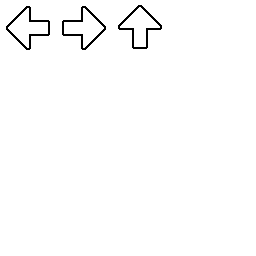
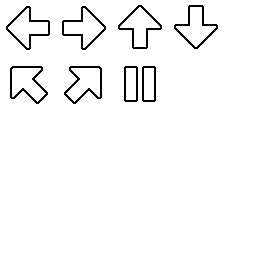
Two versions of the same layered image (256 x 256). Layer-by-layer changes:
added layer "mask_arrow_down" above "mask_arrow_up" over [176, 7, 216, 47]
added layer "mask_arrow_rightup" above "mask_arrow_leftup" over [66, 68, 100, 102]
added layer "mask_arrow_leftup" above "mask_arrow_back" over [12, 68, 46, 102]
added layer "pause" above "border" over [136, 68, 144, 100]
painted on "border" over [10, 5, 218, 104]
